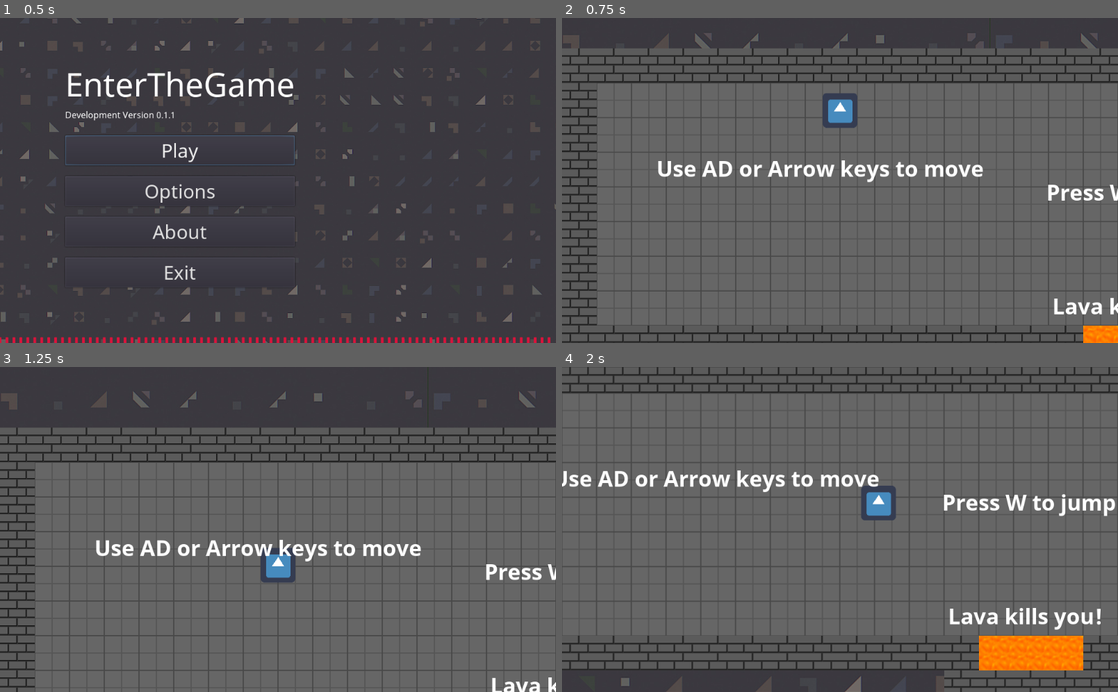
Above: before the commit, frames 1-4 (two rows, left to right).
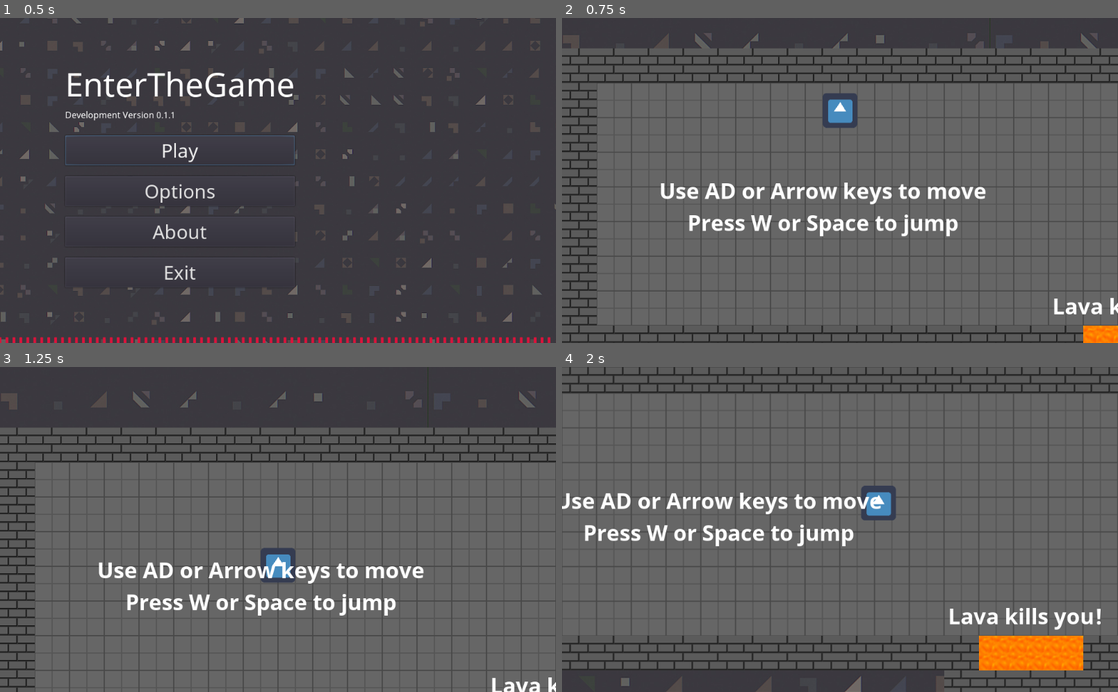
Above: after the commit, the same moments.

Repository: NuceSoftware/EnterTheGame
Game: Godot game, scene res://Scenes/titleScreen.tscn
Same seed, same stepped clock (60 frames per second), same inputs: the game is played once before the commit and once after it. The engine's default icon, where the game draws it, is replaced by a stand-in: a white triangle on a blue panel in a dark square.
Inputs (mouse positions are in pixels of both pictures, inside the frame that each line leads up to):
- Up to frame 1 (0.5 s): no input
- Up to frame 2 (0.75 s): click "Play" at 0.5 s
- Up to frame 3 (1.25 s): no input
- Up to frame 4 (2 s): tap W at 1.25 s; move the mouse to (962, 513) at 1.27 s; hold Right (ui_right) from 1.28 s (still down); tap Space (jump) at 1.35, 1.52, 1.82 s

Frame 1 is identical in both runs. In frame 2, 3.9% of the frame differs, in the area x 17-100%, y 43-68%; in frame 3, 3.8%; in frame 4, 4.3%, in the area x 0-100%, y 31-56%.

Commit message:
Improve level 1 text

Diff:
--- a/Scenes/Levels/levelOne.tscn
+++ b/Scenes/Levels/levelOne.tscn
@@ -7,7 +7,6 @@
 [ext_resource path="res://Sprites/BouncePad/Neutral.png" type="Texture" id=5]
 [ext_resource path="res://Sprites/Lava/lavaTexture.tres" type="Texture" id=6]
 [ext_resource path="res://Scenes/pauseMenu.tscn" type="PackedScene" id=7]
-[ext_resource path="res://Fonts/NotoSans/NotoSans-Regular.ttf" type="DynamicFontData" id=8]
 [ext_resource path="res://Fonts/NotoSans/NotoSans-Bold.ttf" type="DynamicFontData" id=9]
 
 [sub_resource type="ConvexPolygonShape2D" id=1]
@@ -115,10 +114,6 @@
 extents = Vector2( 266.971, 38.8395 )
 
 [sub_resource type="DynamicFont" id=9]
-size = 60
-font_data = ExtResource( 8 )
-
-[sub_resource type="DynamicFont" id=10]
 size = 40
 font_data = ExtResource( 9 )
 
@@ -182,46 +177,34 @@
 
 [node name="WindowDialog" parent="." instance=ExtResource( 7 )]
 
-[node name="Label" type="Label" parent="."]
-visible = false
-margin_left = -140.605
-margin_top = -236.361
-margin_right = 142.395
-margin_bottom = -153.361
-custom_fonts/font = SubResource( 9 )
-text = "Welcome!"
-__meta__ = {
-"_edit_use_anchors_": false
-}
-
 [node name="Label2" type="Label" parent="."]
-margin_left = -338.117
-margin_top = -126.1
-margin_right = 342.883
-margin_bottom = -63.1
-custom_fonts/font = SubResource( 10 )
+margin_left = -333.077
+margin_top = -84.5226
+margin_right = 347.923
+margin_bottom = -21.5226
+custom_fonts/font = SubResource( 9 )
 text = "Use AD or Arrow keys to move"
 __meta__ = {
 "_edit_use_anchors_": false
 }
 
 [node name="Label3" type="Label" parent="."]
-margin_left = 380.497
-margin_top = -82.4569
-margin_right = 743.497
-margin_bottom = -19.4569
-custom_fonts/font = SubResource( 10 )
-text = "Press W to jump"
+margin_left = -280.961
+margin_top = -25.7605
+margin_right = 218.039
+margin_bottom = 37.2395
+custom_fonts/font = SubResource( 9 )
+text = "Press W or Space to jump"
 __meta__ = {
 "_edit_use_anchors_": false
 }
 
 [node name="Label4" type="Label" parent="."]
-margin_left = 1415.0
-margin_top = -36.0
-margin_right = 1790.0
-margin_bottom = 77.0
-custom_fonts/font = SubResource( 10 )
+margin_left = 1417.1
+margin_top = -19.6438
+margin_right = 1792.1
+margin_bottom = 93.3562
+custom_fonts/font = SubResource( 9 )
 text = "Hold shift to sprint"
 __meta__ = {
 "_edit_use_anchors_": false
@@ -232,18 +215,18 @@
 margin_top = 128.448
 margin_right = 847.176
 margin_bottom = 241.448
-custom_fonts/font = SubResource( 10 )
+custom_fonts/font = SubResource( 9 )
 text = "Lava kills you!"
 __meta__ = {
 "_edit_use_anchors_": false
 }
 
 [node name="Label6" type="Label" parent="."]
-margin_left = 2403.39
-margin_top = -364.007
-margin_right = 2868.39
-margin_bottom = -251.007
-custom_fonts/font = SubResource( 10 )
+margin_left = 2397.4
+margin_top = -393.973
+margin_right = 2862.4
+margin_bottom = -280.973
+custom_fonts/font = SubResource( 9 )
 text = "Jump pads send you up"
 __meta__ = {
 "_edit_use_anchors_": false
--- a/Scenes/pauseMenu.tscn
+++ b/Scenes/pauseMenu.tscn
@@ -17,6 +17,7 @@
 
 [node name="Pause" type="Control" parent="."]
 pause_mode = 2
+visible = false
 anchor_right = 1.0
 anchor_bottom = 1.0
 script = ExtResource( 1 )
Not shown: 1 places in Scenes/Levels/levelOne.tscn that only renumber resources
